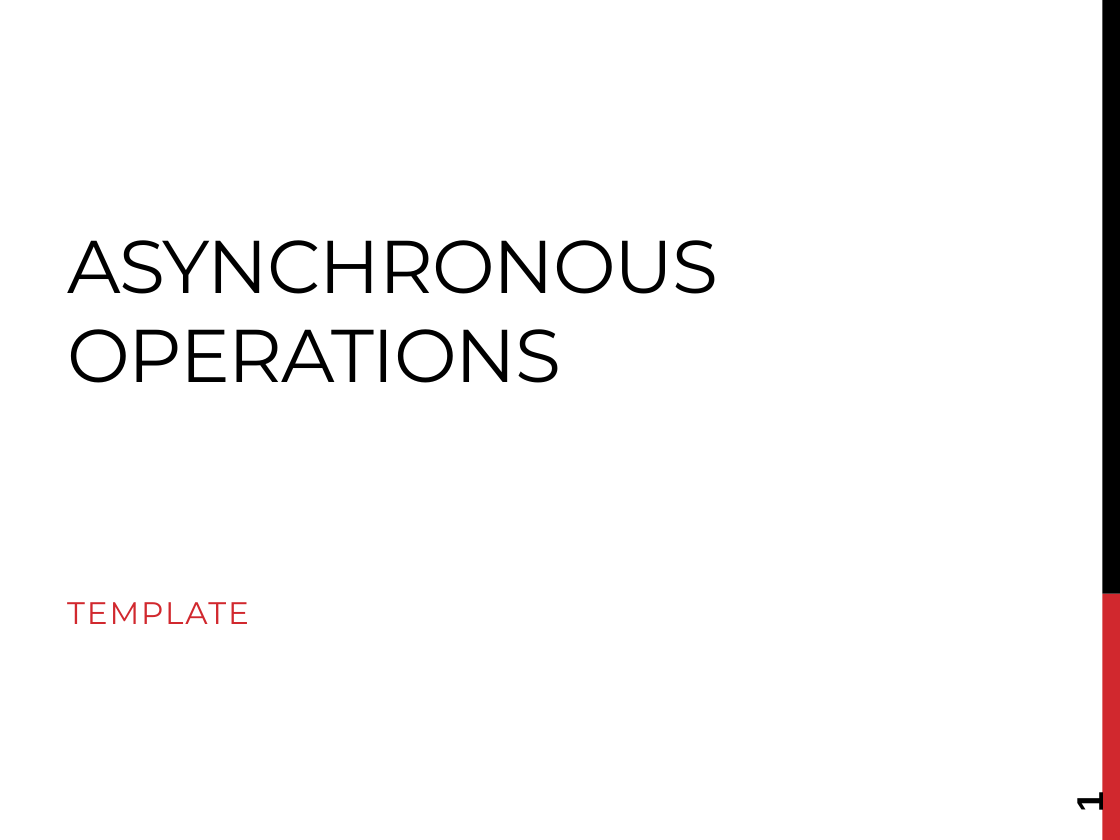
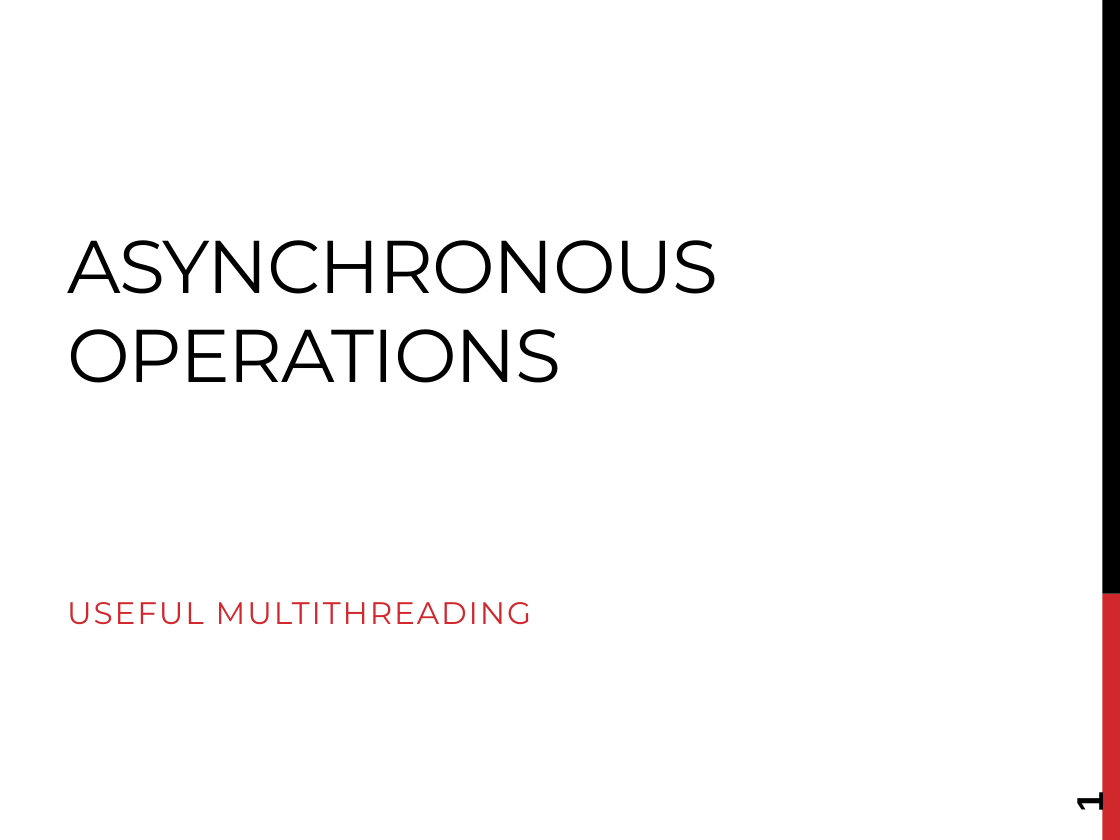
Before and after one commit to joshpeterson/DevelopingConcurrentSoftware, a slide deck: slide 1 of Lectures/Asynchronous Operations/Asynchronous Operations.pptx. Drawn at 1120x840 pixels with LibreOffice and Linux fonts; fonts in the diff are those of the drawing. Boxes give left, top, right and bottom in pixels: in the first picture for what was removed or moved away, otherwise in the second. Text is boxed around its words. In the diff, an @@ line names an element or a change of style, - is before the commit and + after.

Commit message:
Update the asynchronous operations lecture.

```diff
--- a/Lectures/Asynchronous Operations/Asynchronous Operations.pptx
+++ b/Lectures/Asynchronous Operations/Asynchronous Operations.pptx
@@ subtitle at [67, 602, 531, 624]: text changed @@
-TEMPLATE
+USEFUL MULTITHREADING
```
Also in this commit, not shown: 3 other slides changed, 8 slides added, 4 other files.
